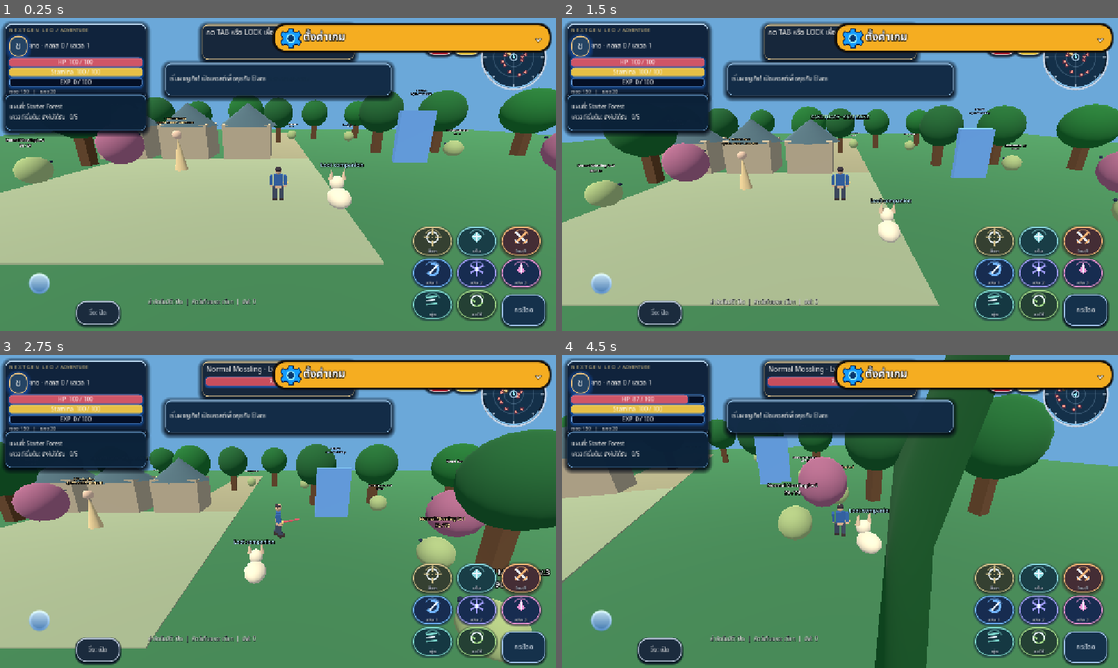
Above: before the commit, frames 1-4 (two rows, left to right).
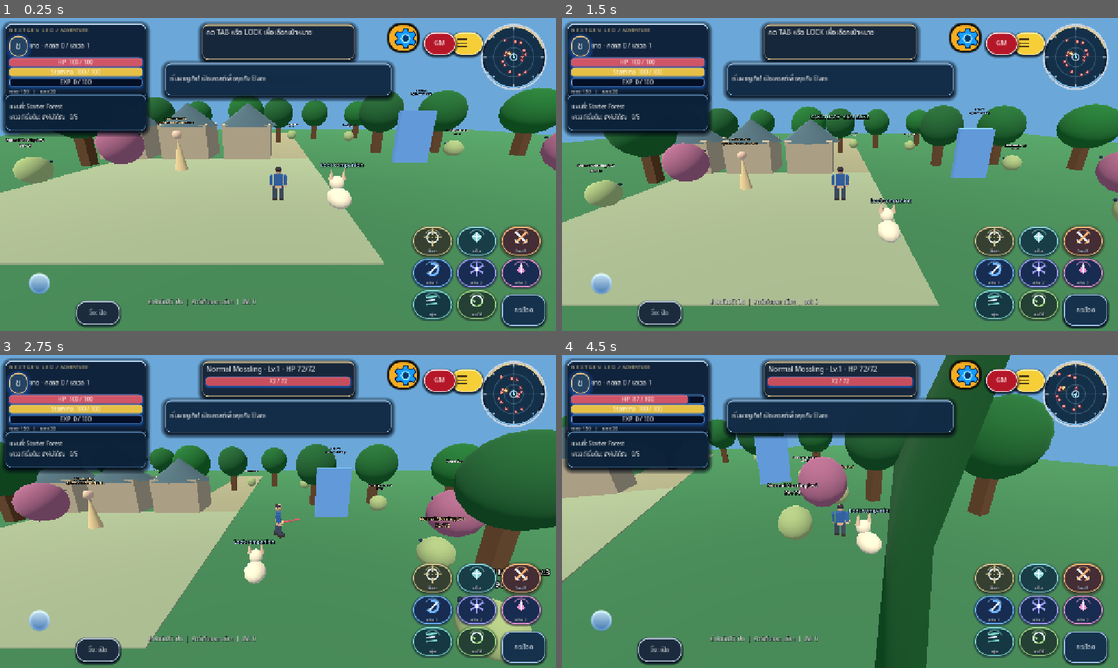
Above: after the commit, the same moments.

Repository: redfullmoon209-debug/NexTgenLeo
Game: Godot game, scene res://scenes/main.tscn
Two runs of this game, one before a commit and one after it. Both use one fixed random seed, a clock stepped at 60 frames per second and the inputs below.
Inputs (mouse positions are in pixels of both pictures, inside the frame that each line leads up to; where the layout moved, square brackets give the same spot in the first picture):
- Up to frame 1 (0.25 s): no input
- Up to frame 2 (1.5 s): click (962, 36) [973, 36] at 0.5 s; click "กระโดด" at 1.25 s
- Up to frame 3 (2.75 s): tap Enter at 2 s; move the mouse to (400, 495) at 2.02 s; hold D from 2.03 s (still down); tap Tab at 2.1 s; click (400, 495) at 2.17 s; tap Space at 2.27 s
- Up to frame 4 (4.5 s): release D at 2.75 s; drag from (728, 527) to (812, 574) at 2.77 s; move the mouse to (895, 442) at 3.52 s; hold D 3.53-4.25 s; tap 1 at 3.6 s; drag from (812, 574) to (673, 464) at 4.27 s

The runs differ from the first frame. In frame 1, 4.6% of the frame differs, in the area x 48-100%, y 1-12%; in frame 2, 4.6%; in frame 3, 4.6%; in frame 4, 4.6%.

Commit message:
Fix Settings collapsed header collision with GM/menu; expand dropdown only on click

Diff:
--- a/scripts/settings_rich_menu.gd
+++ b/scripts/settings_rich_menu.gd
@@ -79,6 +79,8 @@
 	for i in range(TITLES.size()):
 		_add_row(i)
 	panel.visible = false
+	header_title.hide()
+	chevron.hide()
 	get_viewport().size_changed.connect(_responsive)
 	_responsive()
 
@@ -152,21 +154,36 @@
 
 func _toggle() -> void:
 	panel.visible = not panel.visible
-	var chevron := toggle.get_node("HBoxContainer/Chevron") as Label
+	var header_content := toggle.get_node("HBoxContainer") as HBoxContainer
+	var header_title := header_content.get_child(1) as Label
+	var chevron := header_content.get_node("Chevron") as Label
+	header_title.visible = panel.visible
+	chevron.visible = panel.visible
 	chevron.text = "⌃" if panel.visible else "⌄"
+	_responsive()
 
 func _responsive() -> void:
 	var viewport_size := get_viewport().get_visible_rect().size
-	var width := minf(640.0, viewport_size.x - 20.0)
+	var is_wide := viewport_size.x >= 1160.0
 	var header_height := 66.0
-	# Header is always the first row; menu expands downward, never as a centered popup.
-	var x_right := -12.0
-	var x_left := x_right - width
-	toggle.offset_left = x_left
-	toggle.offset_right = x_right
-	toggle.offset_top = 12.0
-	toggle.offset_bottom = 12.0 + header_height
-	panel.offset_left = x_left
-	panel.offset_right = x_right
-	panel.offset_top = 12.0 + header_height + 4.0
-	panel.offset_bottom = minf(viewport_size.y - 8.0, 12.0 + header_height + 4.0 + 10.0 * 64.0 + 22.0)
+	var menu_width := minf(560.0, viewport_size.x - 20.0)
+	# Collapsed gear occupies only its OWN small button, not the GM / menu buttons.
+	# 1280px: x=892..964, GM starts at x=975. All other HUD remains untouched.
+	var collapsed_right := -316.0 if is_wide else -12.0
+	var collapsed_top := 12.0 if is_wide else 180.0
+	var open_right := -180.0 if is_wide else -10.0
+	var menu_top := 12.0 if is_wide else 10.0
+	if panel.visible:
+		toggle.offset_left = open_right - menu_width
+		toggle.offset_right = open_right
+		toggle.offset_top = menu_top
+		toggle.offset_bottom = menu_top + header_height
+	else:
+		toggle.offset_left = collapsed_right - 72.0
+		toggle.offset_right = collapsed_right
+		toggle.offset_top = collapsed_top
+		toggle.offset_bottom = collapsed_top + header_height
+	panel.offset_left = open_right - menu_width
+	panel.offset_right = open_right
+	panel.offset_top = menu_top + header_height + 4.0
+	panel.offset_bottom = minf(viewport_size.y - 8.0, menu_top + header_height + 4.0 + 10.0 * 64.0 + 22.0)
